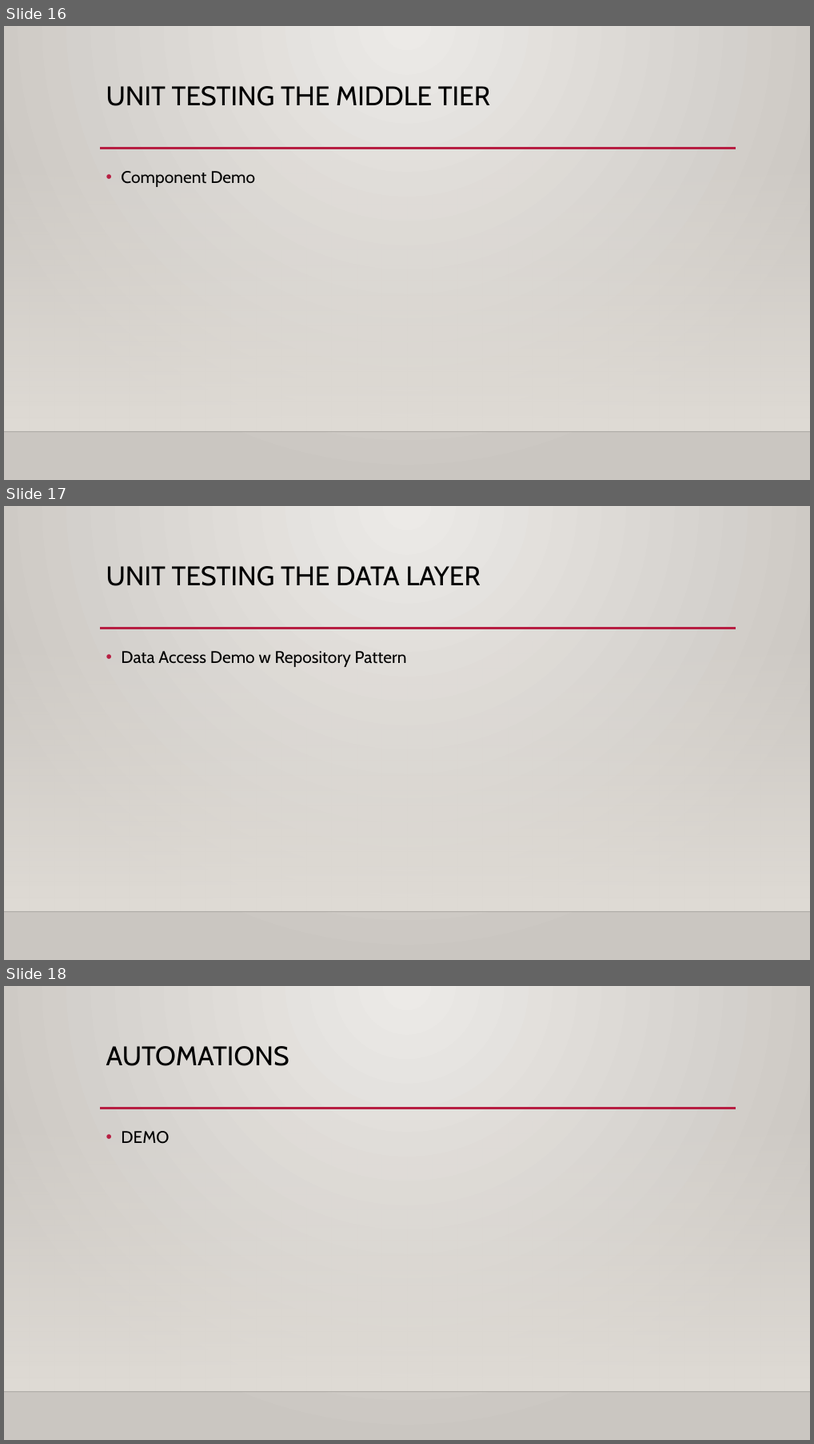
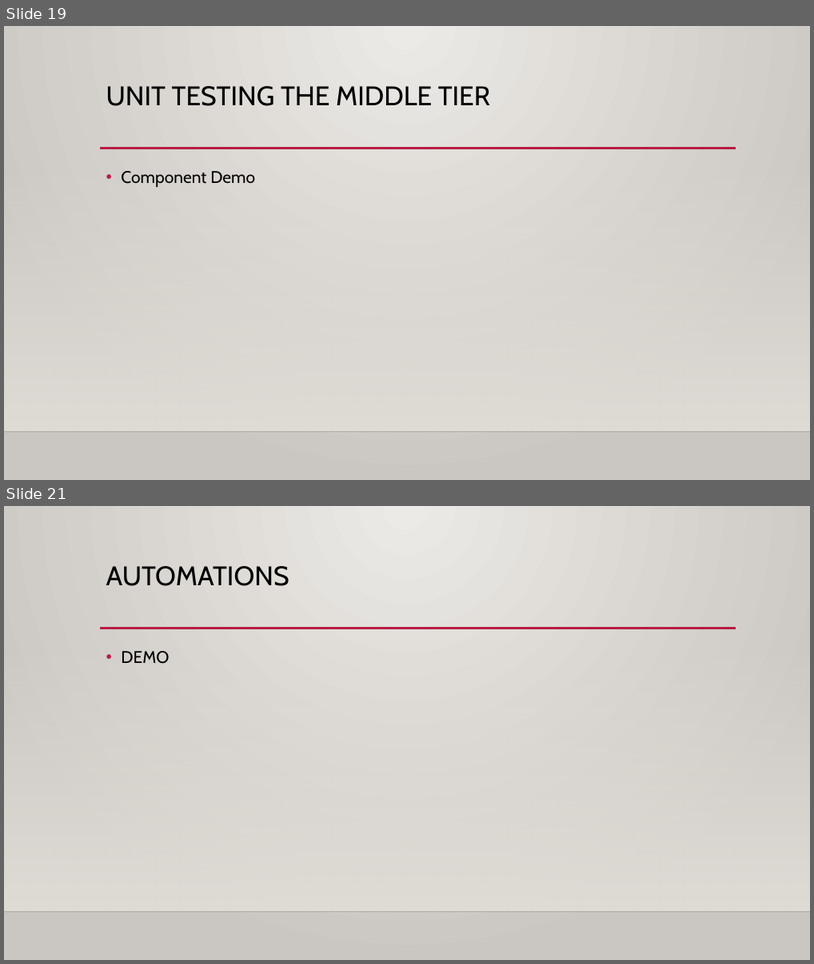
Before and after one commit to Wauna/UnitTestingPresentation, a slide deck: Presentation/UnitTesting.pptx. Shown one above the other, each under a label of ours: slides 16, 17 and 18 before the commit, slides 19 and 21 after it; the slides between them are not shown. The pictures are 814x1444 and 814x964 pixels, drawn with LibreOffice and Linux fonts; fonts in the diff are those of the drawing; background and template pictures are left out. Boxes give left, top, right and bottom in pixels: in the first picture for what was removed or moved away, otherwise in the second. Text is boxed around its words. In the diff, an @@ line names an element or a change of style, - is before the commit and + after.

```diff
--- a/Presentation/UnitTesting.pptx
+++ b/Presentation/UnitTesting.pptx
@@ slide 17 removed at (4,506,810,960), background gradient #ECEAE7 to #CAC7C1; not listed: 3 template elements that a slide beside it also shows @@
@@ title removed at (106,566,481,586) @@
-UNIT TESTING THE DATA LAYER
@@ text removed at (121,651,407,667) @@
-• Data Access Demo w Repository Pattern
@@ what was slide 16 is now slide 19 @@
@@ what was slide 18 is now slide 21 @@
```
Also in this commit, not shown: 4 slides changed, 4 slides added, 11 other files.
